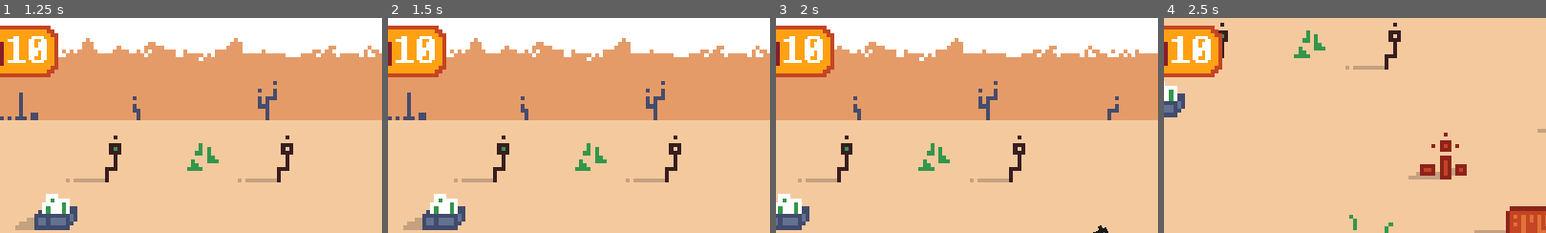
Above: before the commit, frames 1-4 (left to right).
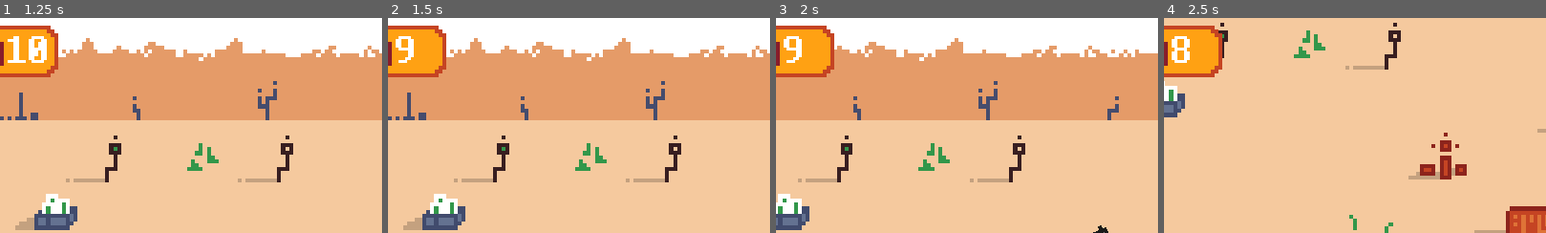
Above: after the commit, the same moments.

Repository: Sc222/rocket-scientist
Game: Godot game, scene res://MainMenu/MainMenu.tscn
The game is run twice, just before and just after one commit, with the same random seed, the same clock (stepped at 60 frames per second) and the same inputs.
Inputs (mouse positions are % of the whole screen's width and height, from its top left):
- Up to frame 1 (1.25 s): click "Играть" at 0.5 s
- Up to frame 2 (1.5 s): tap Enter at 1.25 s; move the mouse to (72, 45) at 1.27 s; hold D (player_right) from 1.28 s (still down); click (72, 45) at 1.35 s
- Up to frame 3 (2 s): keep holding D (player_right)
- Up to frame 4 (2.5 s): move the mouse to (30, 55) at 2.02 s; release D (player_right) at 2.03 s; hold Down (player_down) from 2.03 s (still down); click (30, 55) at 2.1 s
The pictures show only the part of the screen within x 19-69%, y 0-50%; the shares and areas given below are measured in that part.

Frame 1 is identical in both runs. In frame 2, 0.8% of the frame differs, in the area x 2-13%, y 8-21%; in frame 3, 0.8%; in frame 4, 0.9%.

Commit message:
add signal to change ammo ui

Diff:
--- a/StageResources/Player.gd
+++ b/StageResources/Player.gd
@@ -1,10 +1,12 @@
 extends KinematicBody2D
 
+signal change_bullets_count(bullets)
 const Bullet = preload("res://StageResources/Bullet.tscn")
 export var speed = 16*20
 const DIR_LEFT = "l"
 const DIR_RIGHT="r"
 var direction=DIR_RIGHT
+var bullets = 10
 onready var sprite = get_node("Sprite")
 onready var pistol = get_node("Pistol")
 onready var pistolSprite = pistol.get_node("Animation")
@@ -12,6 +14,8 @@
 
 func _ready():
 	pass
+
+
 
 func _physics_process(delta):
 	#difference between pressed without just?
@@ -38,17 +42,18 @@
 
 
 func shoot():
-	$Pistol/Animation.play("shoot")
-	$Pistol/Animation.frame=0
-	#todo delay?
-
-	var bullet = Bullet.instance()
-	#add bullet as child of map to make it y-sortable
-	print("Spawner",$Pistol/BulletSpawner.global_position)
-	bullet.global_position.x=$Pistol/BulletSpawner.global_position.x/5
-	bullet.global_position.y=$Pistol/BulletSpawner.global_position.y/5
-	bullet.global_rotation=$Pistol/BulletSpawner.global_rotation
-	owner.get_node("Map").add_child(bullet)
+	if bullets>0:
+		bullets = bullets-1
+		emit_signal("change_bullets_count", bullets)
+		$Pistol/Animation.play("shoot")
+		$Pistol/Animation.frame=0
+		var bullet = Bullet.instance()
+		#add bullet as child of map to make it y-sortable
+		print("Spawner",$Pistol/BulletSpawner.global_position)
+		bullet.global_position.x=$Pistol/BulletSpawner.global_position.x/5
+		bullet.global_position.y=$Pistol/BulletSpawner.global_position.y/5
+		bullet.global_rotation=$Pistol/BulletSpawner.global_rotation
+		owner.get_node("Map").add_child(bullet)
 
 #returns true if direction was changed
 func change_direction(x_direction):
--- /dev/null
+++ b/StageResources/StageResouces.gd
@@ -0,0 +1,21 @@
+extends Node2D
+
+
+# Declare member variables here. Examples:
+# var a = 2
+# var b = "text"
+
+
+# Called when the node enters the scene tree for the first time.
+func _ready():
+	$Ui/StatsBg/Ammo.text=str($Map/Player.bullets)
+	pass # Replace with function body.
+
+
+# Called every frame. 'delta' is the elapsed time since the previous frame.
+#func _process(delta):
+#	pass
+
+#update bullets amount
+func _on_Player_change_bullets_count(bullets):
+	$Ui/StatsBg/Ammo.text=str(bullets)
--- a/StageResources/StageResouces.tscn
+++ b/StageResources/StageResouces.tscn
@@ -31,6 +31,7 @@
 [ext_resource path="res://StageResources/Objects/Box.tscn" type="PackedScene" id=29]
 [ext_resource path="res://StageResources/Objects/Fence.tscn" type="PackedScene" id=30]
 [ext_resource path="res://StageResources/Objects/Pillar.tscn" type="PackedScene" id=31]
+[ext_resource path="res://StageResources/StageResouces.gd" type="Script" id=32]
 
 [sub_resource type="DynamicFontData" id=1]
 antialiased = false
@@ -42,6 +43,7 @@
 
 [node name="StageResouces" type="Node2D"]
 scale = Vector2( 5, 5 )
+script = ExtResource( 32 )
 
 [node name="ParallaxBackground" type="ParallaxBackground" parent="."]
 scale = Vector2( 5, 5 )
@@ -590,5 +592,6 @@
 __meta__ = {
 "_edit_use_anchors_": false
 }
+[connection signal="change_bullets_count" from="Map/Player" to="." method="_on_Player_change_bullets_count"]
 
 [editable path="Map/Player"]
Not shown: 1 places in StageResources/StageResouces.tscn that only renumber resources
